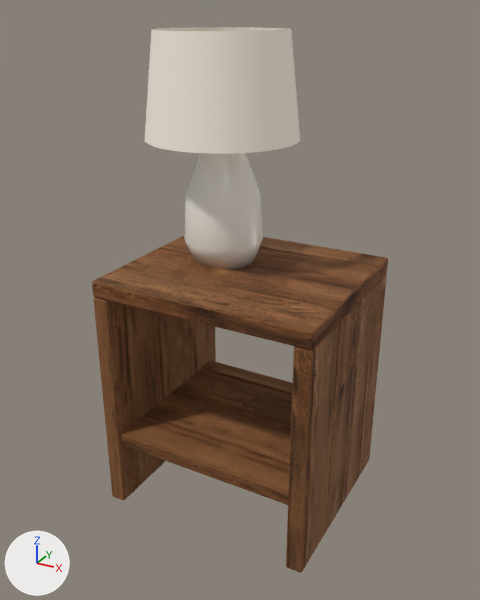
Two versions of the glTF model models/nightstand-lundby.glb, one commit apart.
Before and after are seen from a 50 mm camera at (0.513, -0.956, 0.866) aimed at (-0.005, -0.014, 0.395). The axes (+X, +Y, +Z) are drawn at lower left. The lights are the same throughout. The older version comes first. Where no turn or scale is listed for an object, it has been applied to the vertices. Vertices at exactly the same position are counted once.

Objects in the first picture: 'Mesh_0', 'decor', 'decor.001'.
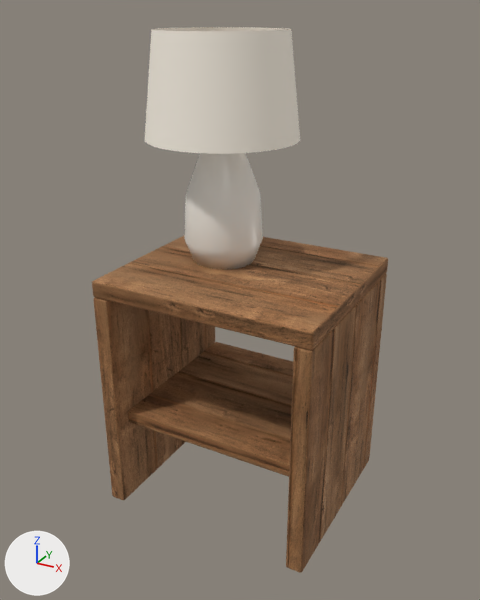
Location of each change, [x1, y1, x2, y2] in pixels of the pictures (480 x 600 px; the box of a moved part takes in the faces that stretch with it):
'Mesh_0', surface changed, reshaped (lighter): [92, 236, 388, 573] in both
part 1 of me_mesh_0, moved or reshaped: before [121, 361, 293, 505]; after [128, 342, 293, 477]
part 2 of me_mesh_0, surface changed (lighter): [92, 236, 388, 573] in both

The change, as a list of edits to the scene's bpy script:
```text
Change mat_rough_ash:
    where n2 = _N.new('ShaderNodeMix'); n2.name = 'Mix'
    n2.inputs[7].default_value: (0.694, 0.392, 0.188, 1.0) -> (0.913, 0.617, 0.386, 1.0)  # 'B', beige #d9a878 -> 'B', beige #f5cea7
Change me_mesh_0:
    where me_mesh_0.from_pydata(...)  # 604 vertices, 1200 faces; spans x -0.2..0.2, y -0.175..0.175, z -0.225..0.225
    used by ob_mesh_0; location = (0.0, 0.0, 0.225)
    me_mesh_0 part 1: the loose piece of 152 vertices spanning x -0.17..0.17, y -0.17..0.15, z -0.097..-0.072 is moved by (0.0, 0.025, 0.035)
    me_mesh_0 part 2: texture (UV) coordinates of 1200 of 1200 faces, centred in x -0.2..0.2, y -0.175..0.175, z -0.225..0.225, changed; they spanned u 3.24..9.97, v -8.3..-0.63 and now span u 1.84..9.39, v -7.54..-0.12
```
